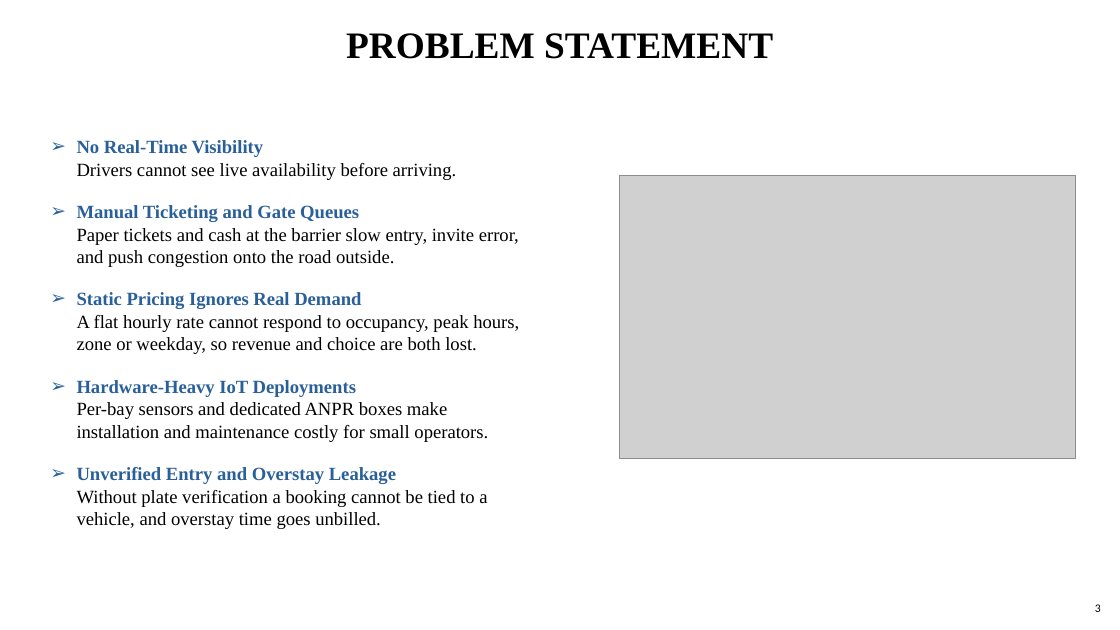
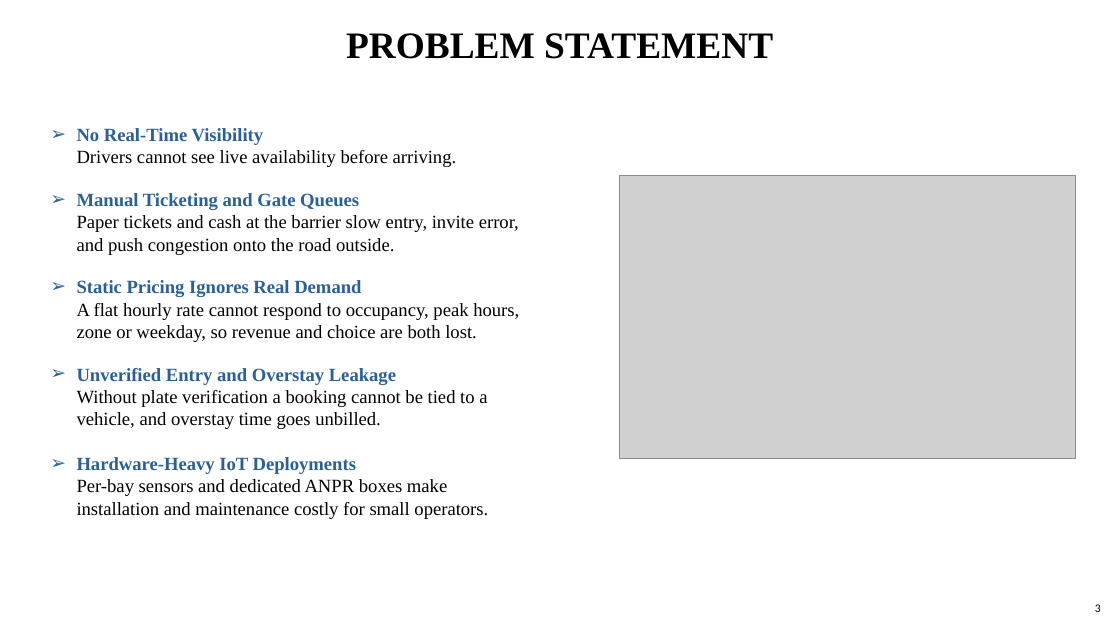
Before and after one commit to Harshit8225/ParKar, a slide deck: slide 3 of ppt_v2.pptx. Drawn at 1120x630 pixels with LibreOffice and Linux fonts; fonts in the diff are those of the drawing; grey boxes stand for pictures. Boxes give left, top, right and bottom in pixels: in the first picture for what was removed or moved away, otherwise in the second. Text is boxed around its words. In the diff, an @@ line names an element or a change of style, - is before the commit and + after.

```diff
--- a/ppt_v2.pptx
+++ b/ppt_v2.pptx
@@ text at [77,368,487,429]: paragraph added @@
+➢ Unverified Entry and Overstay Leakage
+  Without plate verification a booking cannot be tied to a vehicle, and overstay time goes unbilled.
@@ text at [77,467,487,529]: paragraph removed @@
-➢ Unverified Entry and Overstay Leakage
-  Without plate verification a booking cannot be tied to a vehicle, and overstay time goes unbilled.
```
Also in this commit, not shown: 57 other files.
